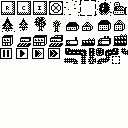
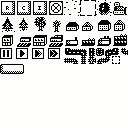
Comparing the layer stacks of the two 128×128 images. Changes:
painted on "Background" over box(0, 64, 24, 74)
